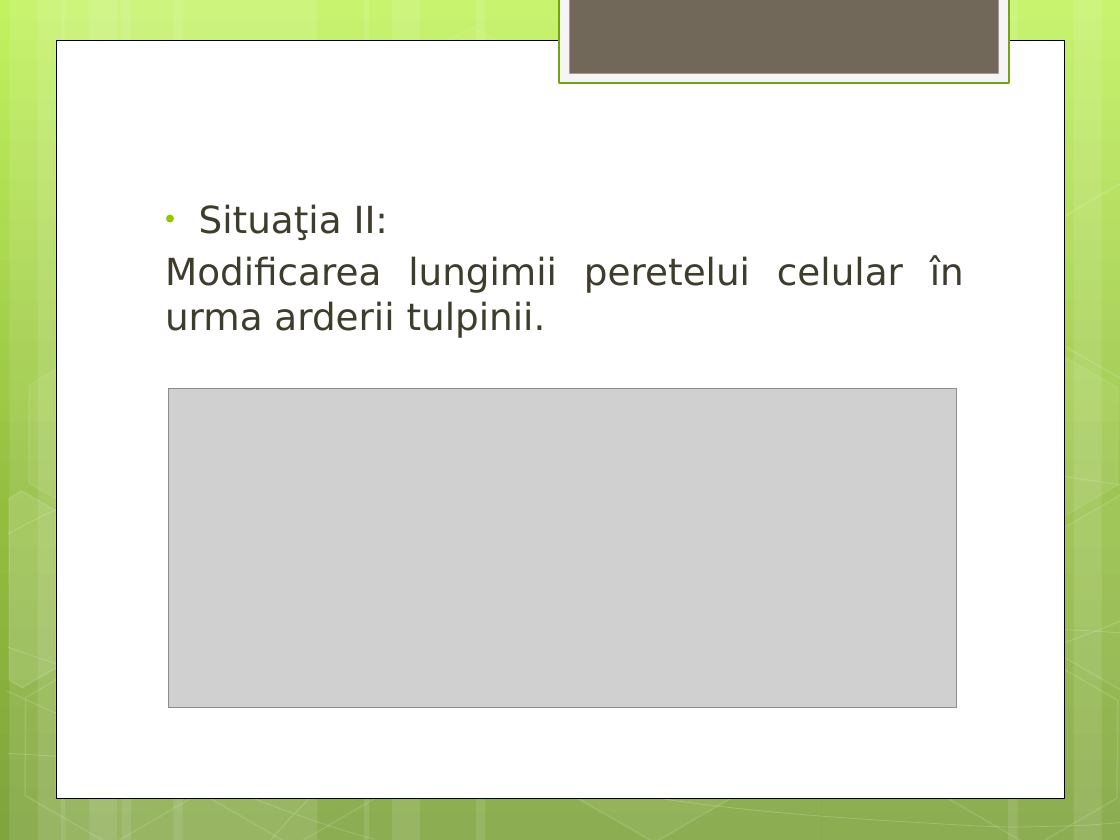
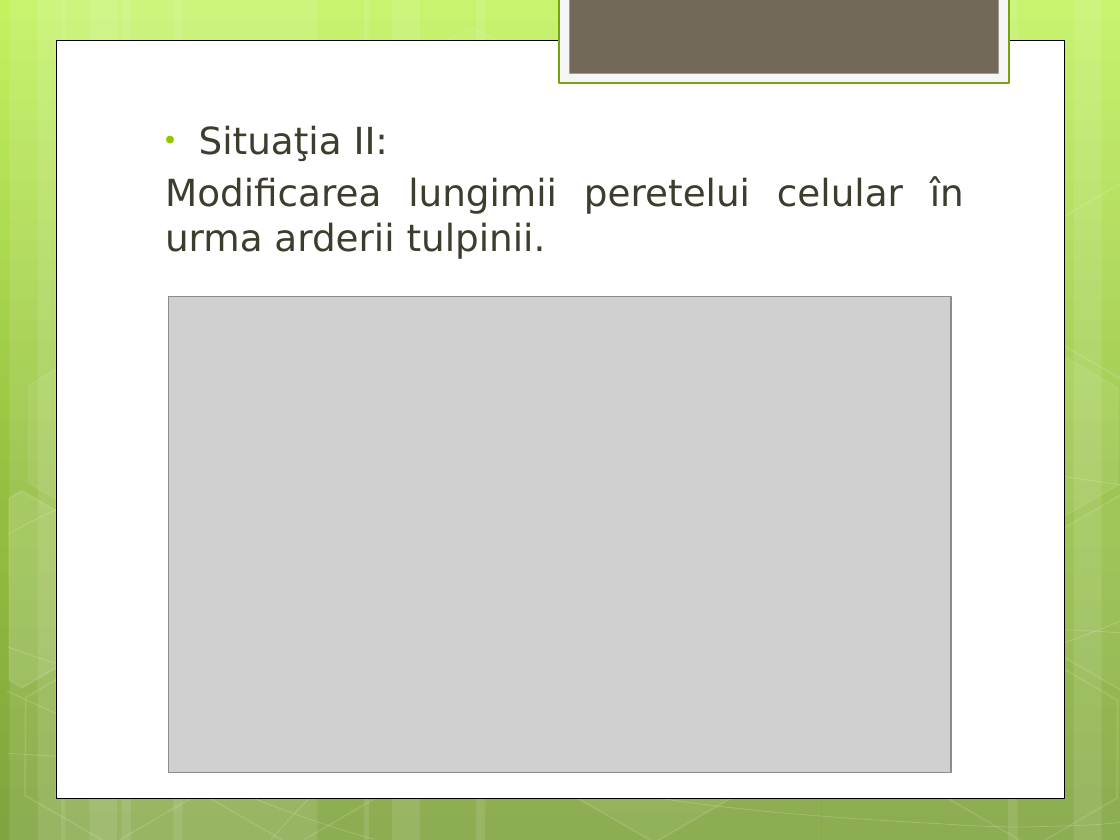
Before and after one commit to Sebi08/Licenta2017DarieSebastian, a slide deck: slide 11 of Darie Sebastian - Modelarea matematică a biosistemelor_final.pptx. Drawn at 1120x840 pixels with LibreOffice and Linux fonts; fonts in the diff are those of the drawing; grey boxes stand for pictures. Boxes give left, top, right and bottom in pixels: in the first picture for what was removed or moved away, otherwise in the second. Text is boxed around its words. In the diff, an @@ line names an element or a change of style, - is before the commit and + after.

```diff
--- a/Darie Sebastian - Modelarea matematică a biosistemelor_final.pptx
+++ b/Darie Sebastian - Modelarea matematică a biosistemelor_final.pptx
@@ text "Situaţia II:" moved from (x1=165, y1=204, x2=964, y2=338) to (x1=165, y1=125, x2=964, y2=259) @@
@@ picture resized from (x1=169, y1=389, x2=956, y2=708) to (x1=169, y1=297, x2=951, y2=773) @@
```
Also in this commit, not shown: 4 other slides changed, 2 slides added, 2 slides removed.
